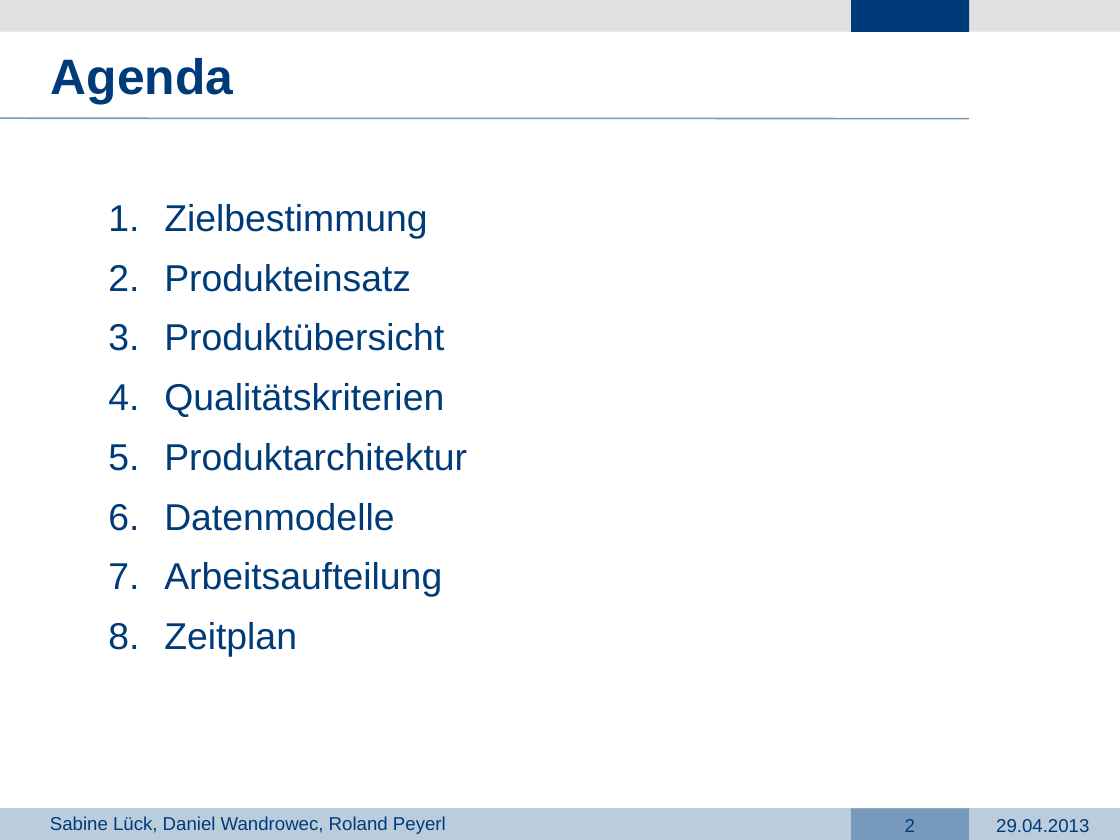
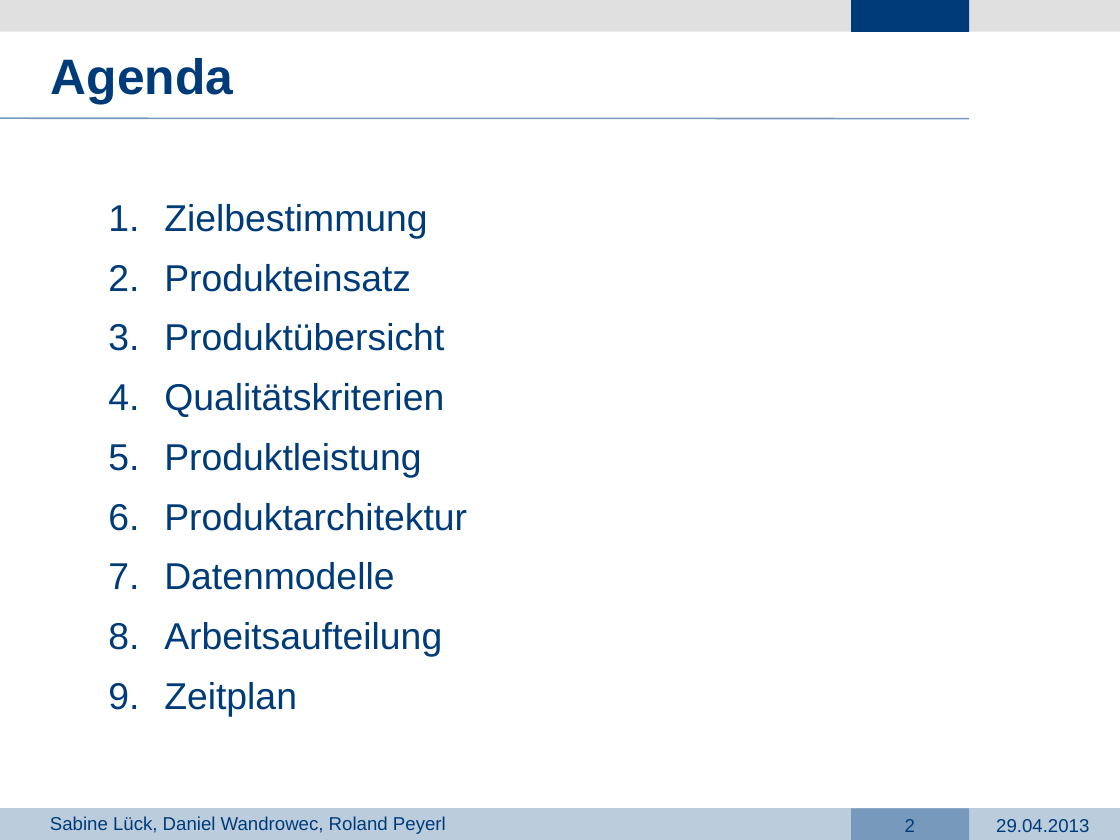
Before and after one commit to dark-saron/PRG4, a slide deck: slide 2 of Präsentation PRG4.pptx. Drawn at 1120x840 pixels with LibreOffice and Linux fonts; fonts in the diff are those of the drawing; background and template pictures are left out. Boxes give left, top, right and bottom in pixels: in the first picture for what was removed or moved away, otherwise in the second. Text is boxed around its words. In the diff, an @@ line names an element or a change of style, - is before the commit and + after.

```diff
--- a/Präsentation PRG4.pptx
+++ b/Präsentation PRG4.pptx
@@ text at [164, 443, 421, 478]: paragraph added @@
+5. Produktleistung
```
Also in this commit, not shown: 10 other slides changed, 3 slides added, 4 other files.
